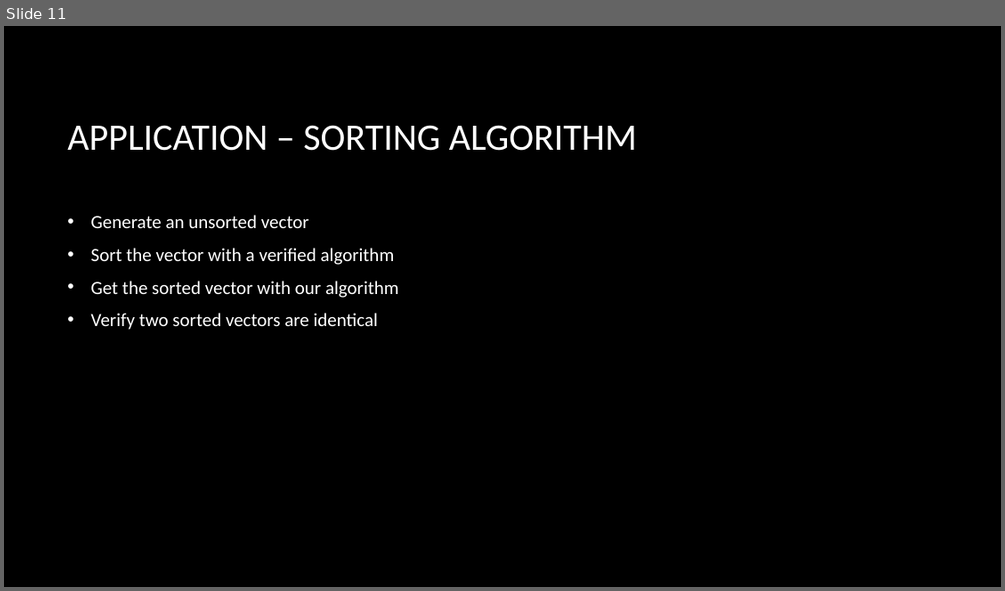
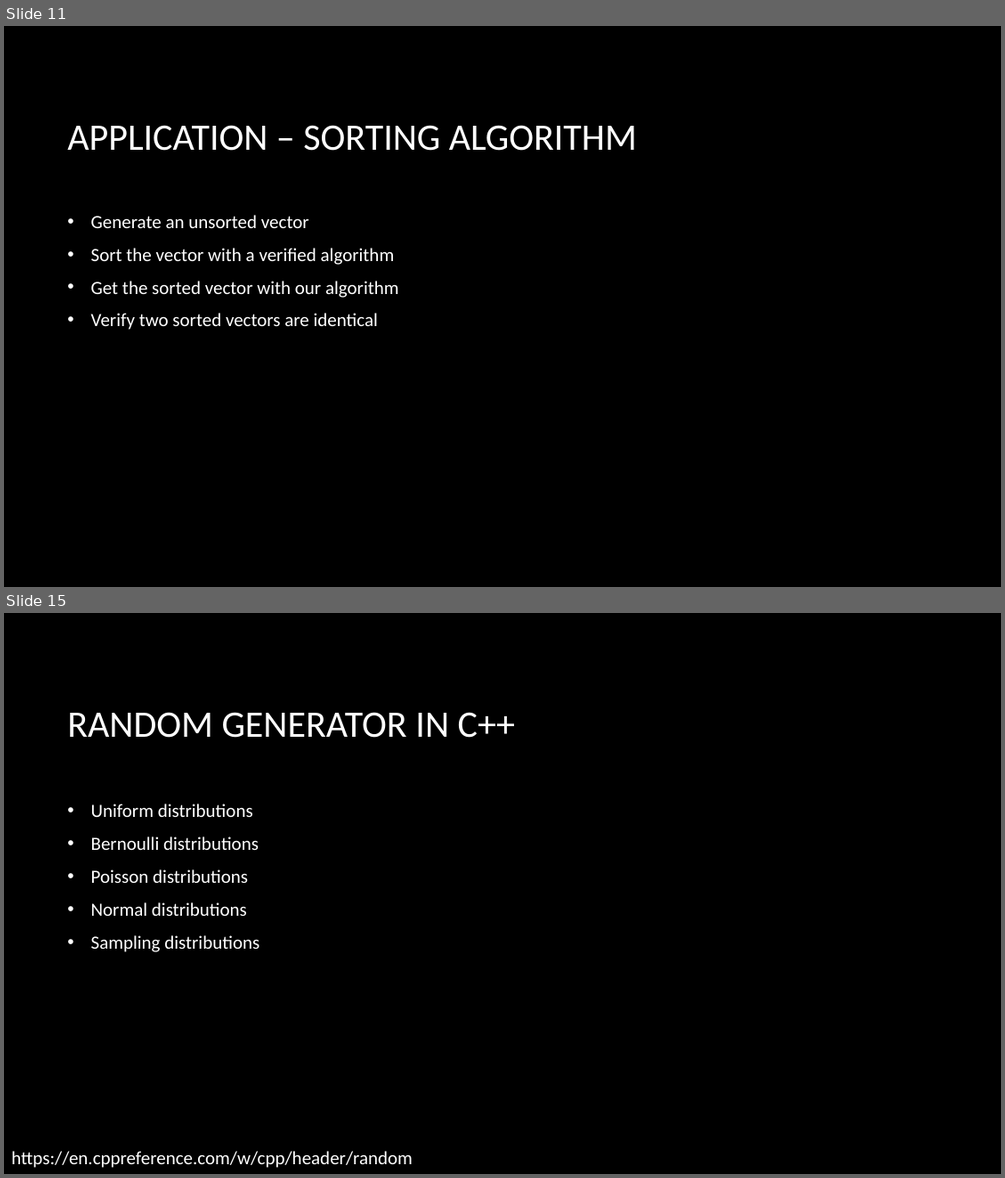
Before and after one commit to CNOCycle/cpp_tutorial, a slide deck: lab04/00-lab04.pptx. Shown one above the other, each under a label of ours: slide 11 before the commit, slides 11 and 15 after it; the slides between them are not shown. The pictures are 1005x591 and 1005x1178 pixels, drawn with LibreOffice and Linux fonts; fonts in the diff are those of the drawing; background and template pictures are left out. Boxes give left, top, right and bottom in pixels: in the first picture for what was removed or moved away, otherwise in the second. Text is boxed around its words. In the diff, an @@ line names an element or a change of style, - is before the commit and + after.

```diff
--- a/lab04/00-lab04.pptx
+++ b/lab04/00-lab04.pptx
@@ slide 15 added at (4,613,1001,1174), background picture (left out) @@
@@ title added at (67,712,515,738), 36 pt, text #FFFFFF @@
+RANDOM GENERATOR IN C++
@@ text added at (91,803,259,952), 18 pt, text #FFFFFF @@
+• Uniform distributions
+• Bernoulli distributions
+• Poisson distributions
+• Normal distributions
+• Sampling distributions
@@ text added at (11,1151,413,1167), 18 pt, text #FFFFFF @@
+https://en.cppreference.com/w/cpp/header/random
```
Also in this commit, not shown: 1 slide changed, 4 other slides added, 21 other files.
